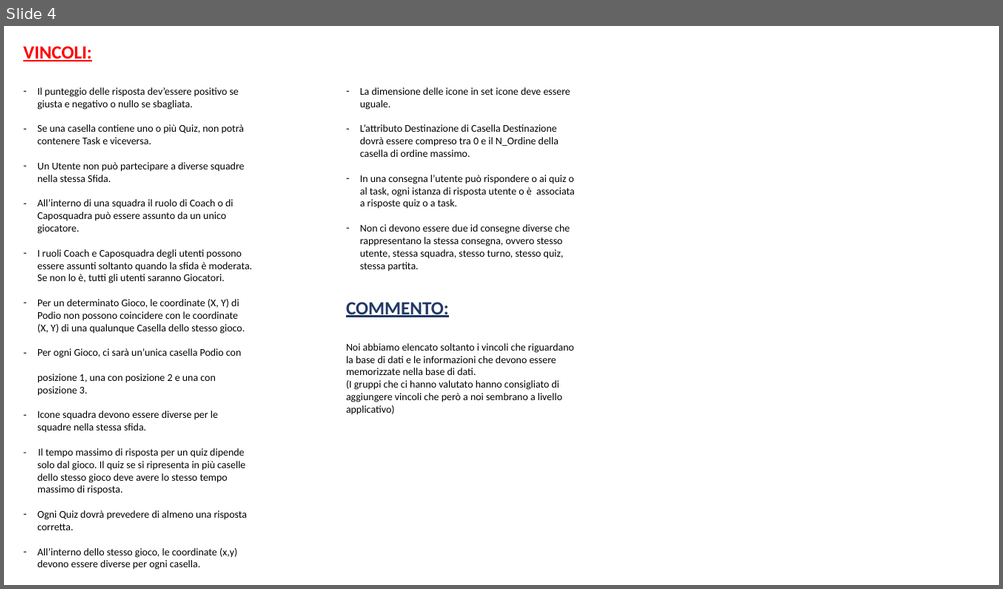
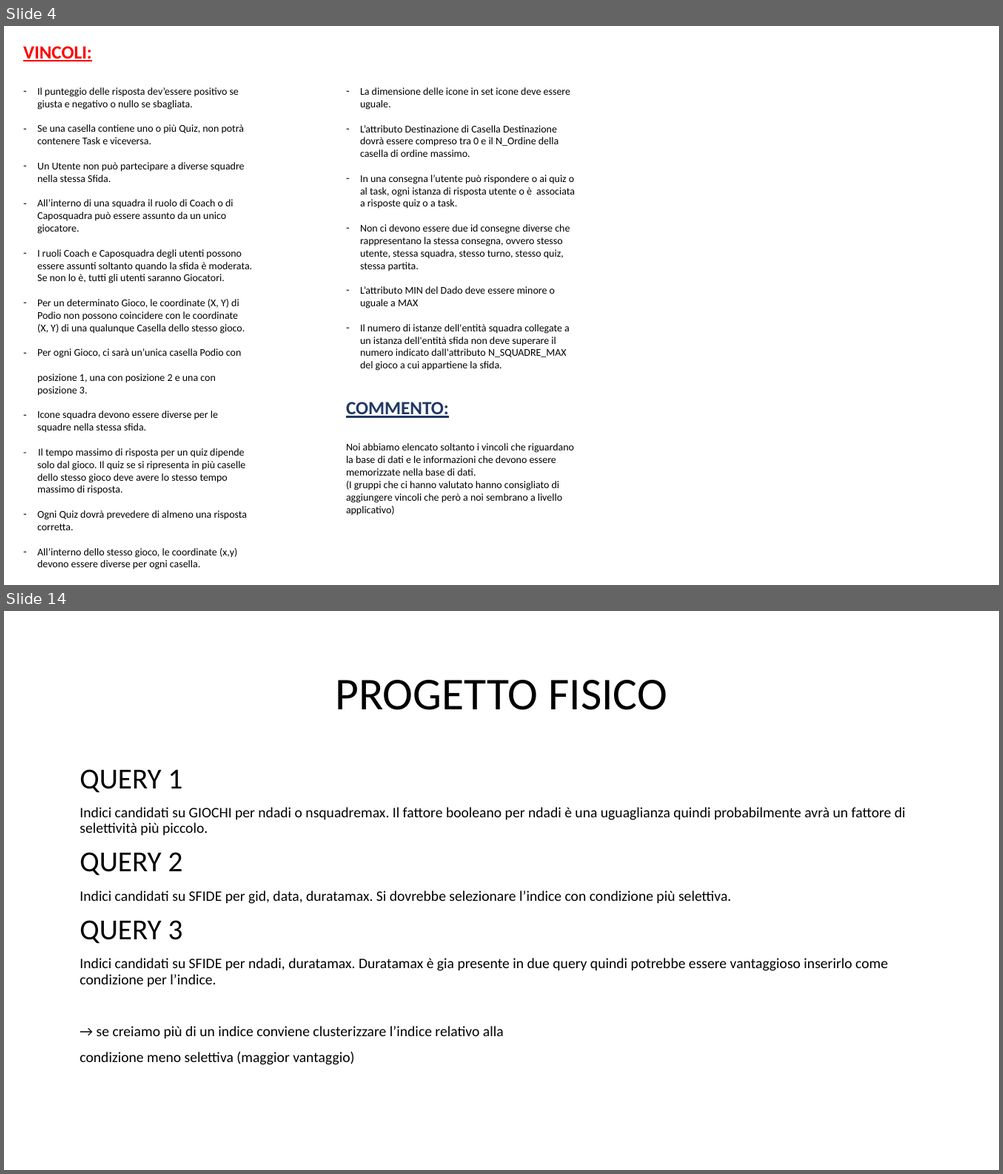
Before and after one commit to DavideGit-cs/BD_Progetto_Gruppo11, a slide deck: Vincoli_Domini_BDProgetto_finale.pptx. Shown one above the other, each under a label of ours: slide 4 before the commit, slides 4 and 14 after it; the slides between them are not shown. The pictures are 1003x589 and 1003x1174 pixels, drawn with LibreOffice and Linux fonts; fonts in the diff are those of the drawing. Boxes give left, top, right and bottom in pixels: in the first picture for what was removed or moved away, otherwise in the second. Text is boxed around its words. In the diff, an @@ line names an element or a change of style, - is before the commit and + after.

```diff
--- a/Vincoli_Domini_BDProgetto_finale.pptx
+++ b/Vincoli_Domini_BDProgetto_finale.pptx
@@ slide 14 added at (4,611,999,1170), background #FFFFFF @@
@@ title added at (335,680,667,710), 44 pt, text #000000 @@
+PROGETTO FISICO
@@ text added at (79,769,905,1065), 14 pt, text #000000 @@
+QUERY 1
+Indici candidati su GIOCHI per ndadi o nsquadremax. Il fattore booleano per ndadi è una uguaglianza quindi probabilmente avrà un fattore di selettività più piccolo.
+QUERY 2
+Indici candidati su SFIDE per gid, data, duratamax. Si dovrebbe selezionare l’indice con condizione più selettiva.
+QUERY 3
+Indici candidati su SFIDE per ndadi, duratamax. Duratamax è gia presente in due query quindi potrebbe essere vantaggioso inserirlo come condizione per l’indice.
+→ se creiamo più di un indice conviene clusterizzare l’indice relativo alla
+condizione meno selettiva (maggior vantaggio)
@@ slide 4 changed as well @@
@@ text at (360,286,569,371): paragraphs added @@
+– L’attributo MIN del Dado deve essere minore o uguale a MAX
+– Il numero di istanze dell'entità squadra collegate a un istanza dell'entità sfida non deve superare il numero indicato dall'attributo N_SQUADRE_MAX del gioco a cui appartiene la sfida.
@@ text "COMMENTO:": place and size @@
-text "COMMENTO:" at (346,302,574,415)
+text "COMMENTO:" at (346,402,574,516)
```
Also in this commit, not shown: 2 other slides changed, 14 other slides added, 1 slide removed, 1 other file.
